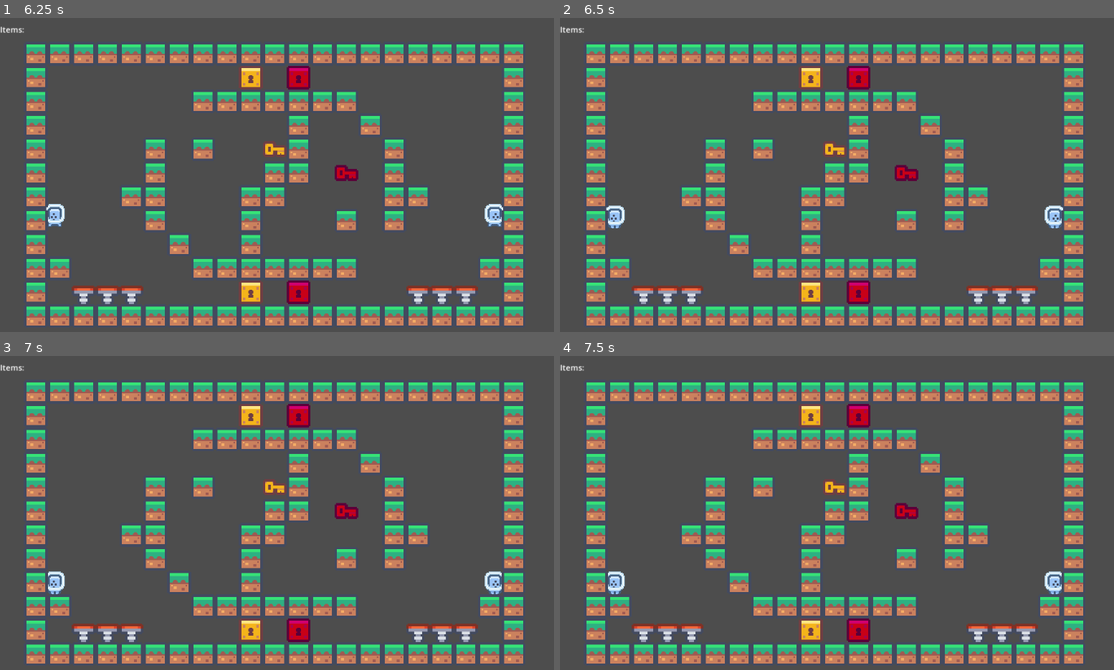
Above: before the commit, frames 1-4 (two rows, left to right).
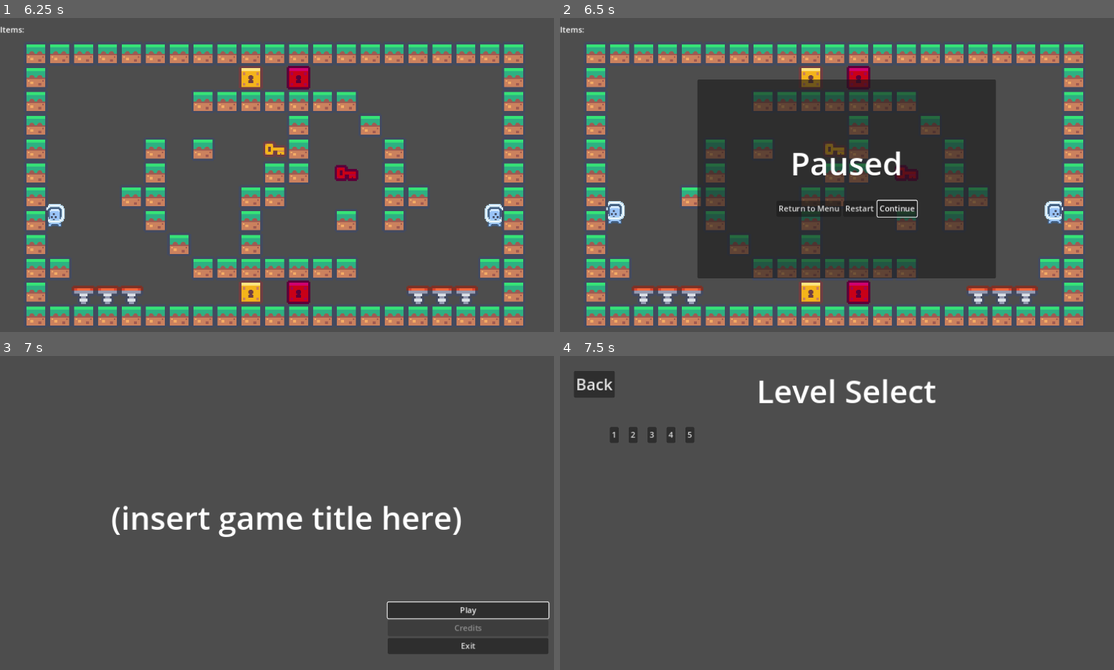
Above: after the commit, the same moments.

Repository: Utsuhoagie/Touhou-Fan-Game-Jam-14
Game: Godot game, scene res://Menus/main_menu.tscn
The game is run twice, just before and just after one commit, with the same random seed, the same clock (stepped at 60 frames per second) and the same inputs.
Inputs (mouse positions are in pixels of both pictures, inside the frame that each line leads up to):
- Up to frame 1 (6.25 s): click "Play" at 0.5 s; click "1" at 1.25 s; tap Enter at 2 s; hold Z (Action) 2.03-2.78 s; hold Right (Right) 2.03-3.53 s; tap X (Jump) at 2.27, 3.02, 4.52, 5.27, 6.02 s; tap Z (Action) at 2.85, 4.35, 5.85 s; hold Left (Left) 3.53-4.28 s; hold Z (Action) 3.53-4.28 s; hold Right (Right) 4.28-5.78 s; hold Z (Action) 5.03-5.78 s; tap Q (Reset) at 5.65 s; hold Left (Left) from 5.78 s (still down)
- Up to frame 2 (6.5 s): keep holding Left (Left); tap Escape (ui_cancel) at 6.4 s
- Up to frame 3 (7 s): release Left (Left) at 6.5 s; click (249, 547) at 6.5 s, where only the run after the commit has a clickable "Return to Menu"
- Up to frame 4 (7.5 s): click (1025, 610) at 7.25 s, where only the run after the commit has a clickable "Play"

Frame 1 is identical in both runs. In frame 2, 34% of the frame differs, in the area x 8-91%, y 19-83%; in frame 3, 27%; in frame 4, 25%.

Commit message:
added a pause menu

Diff:
--- a/Levels/LevelManager.gd
+++ b/Levels/LevelManager.gd
@@ -4,6 +4,7 @@
 
 const MAIN_MENU_PATH: String = "res://Menus/main_menu.tscn"
 
+var pause_popup_scene = preload("res://Levels/pause_popup.tscn")
 var win_popup_scene = preload("res://Levels/win_popup.tscn")
 
 func _ready() -> void:
@@ -16,10 +17,24 @@
 
 		player.shadow_merged.connect(_check_win_condition)
 
+	get_tree().paused = false
 
-func _unhandled_input(event: InputEvent) -> void:
+
+func _unhandled_key_input(event: InputEvent) -> void:
+	# we don't want extra inputs pls
+	if event.is_echo(): return
+
 	if event.is_action_pressed("Reset"):
 		reset_level()
+	elif (event.is_action_pressed("ui_cancel")
+	and not get_node("CanvasLayer/PausePopup")):
+		# pause the game
+		var pause_popup := pause_popup_scene.instantiate()
+		pause_popup.return_to_menu.connect(_return_to_menu)
+
+		get_node("CanvasLayer").add_child(pause_popup)
+		get_tree().paused = true
+
 
 func _check_win_condition() -> void:
 	if get_tree().get_node_count_in_group("players") > 2: return
@@ -41,9 +56,12 @@
 
 
 func reset_level() -> void:
+	get_tree().paused = false
 	get_tree().reload_current_scene()
 
+
 func _return_to_menu() -> void:
+	get_tree().paused = false
 	get_tree().change_scene_to_file(MAIN_MENU_PATH)
 
 
--- /dev/null
+++ b/Levels/pause_popup.gd
@@ -0,0 +1,36 @@
+extends PanelContainer
+class_name PausePopup
+
+signal return_to_menu
+
+@onready var return_button: Button = %ReturnButton
+@onready var restart_button: Button = %RestartButton
+@onready var continue_button: Button = %ContinueButton
+
+
+func _ready() -> void:
+	return_button.pressed.connect(_return_to_menu)
+	restart_button.pressed.connect(_restart_level)
+	continue_button.pressed.connect(_continue_level)
+
+	continue_button.grab_focus()
+
+
+func _unhandled_key_input(event: InputEvent) -> void:
+	# press esc again to unpause
+	if event.is_action_pressed("ui_cancel") and not event.is_echo():
+		_continue_level()
+
+
+func _return_to_menu() -> void:
+	return_to_menu.emit()
+
+
+func _restart_level() -> void:
+	get_tree().paused = false
+	get_tree().reload_current_scene()
+
+
+func _continue_level() -> void:
+	get_tree().paused = false
+	self.queue_free()
--- /dev/null
+++ b/Levels/pause_popup.tscn
@@ -0,0 +1,55 @@
+[gd_scene load_steps=2 format=3 uid="uid://b25yte8fo37dj"]
+
+[ext_resource type="Script" path="res://Levels/pause_popup.gd" id="1_qlh7p"]
+
+[node name="PausePopup" type="PanelContainer"]
+process_mode = 3
+anchors_preset = 8
+anchor_left = 0.5
+anchor_top = 0.5
+anchor_right = 0.5
+anchor_bottom = 0.5
+offset_left = -112.5
+offset_top = -50.0
+offset_right = 112.5
+offset_bottom = 50.0
+grow_horizontal = 2
+grow_vertical = 2
+script = ExtResource("1_qlh7p")
+
+[node name="MarginContainer" type="MarginContainer" parent="."]
+custom_minimum_size = Vector2(600, 400)
+layout_mode = 2
+
+[node name="VBoxContainer" type="VBoxContainer" parent="MarginContainer"]
+layout_mode = 2
+theme_override_constants/separation = 32
+alignment = 1
+
+[node name="Label" type="Label" parent="MarginContainer/VBoxContainer"]
+layout_mode = 2
+theme_override_font_sizes/font_size = 64
+text = "Paused"
+horizontal_alignment = 1
+vertical_alignment = 1
+
+[node name="HBoxContainer" type="HBoxContainer" parent="MarginContainer/VBoxContainer"]
+layout_mode = 2
+alignment = 1
+
+[node name="ReturnButton" type="Button" parent="MarginContainer/VBoxContainer/HBoxContainer"]
+unique_name_in_owner = true
+layout_mode = 2
+focus_neighbor_left = NodePath("../ContinueButton")
+text = "Return to Menu"
+
+[node name="RestartButton" type="Button" parent="MarginContainer/VBoxContainer/HBoxContainer"]
+unique_name_in_owner = true
+layout_mode = 2
+text = "Restart"
+
+[node name="ContinueButton" type="Button" parent="MarginContainer/VBoxContainer/HBoxContainer"]
+unique_name_in_owner = true
+layout_mode = 2
+focus_neighbor_right = NodePath("../ReturnButton")
+text = "Continue"
